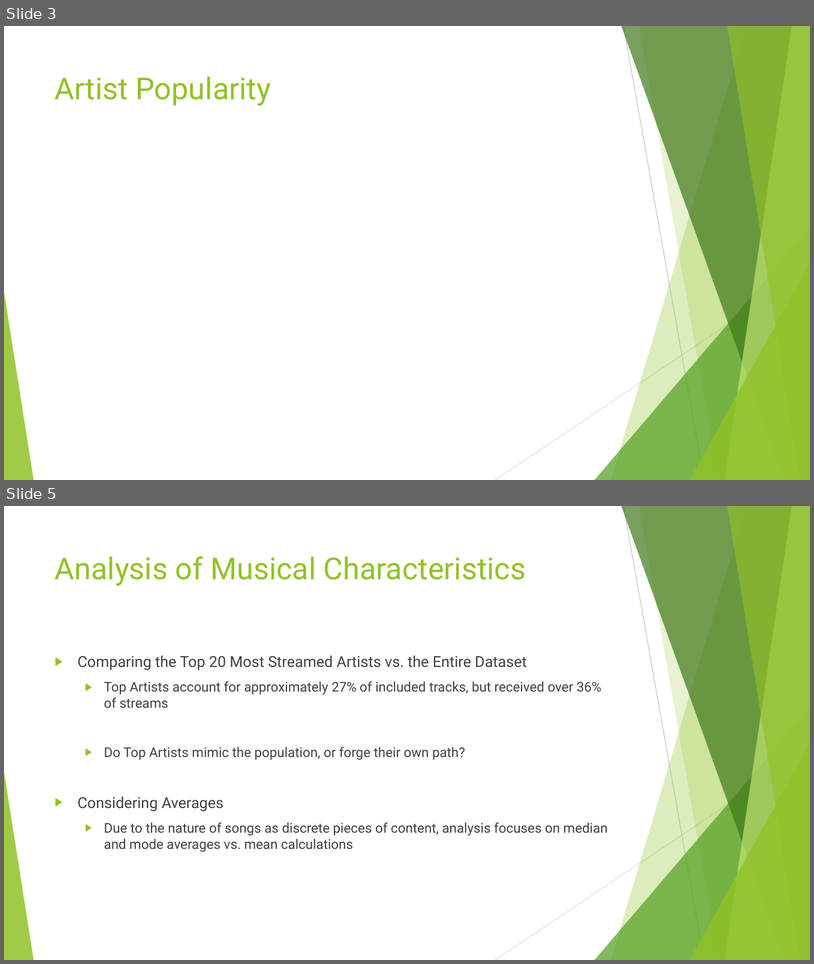
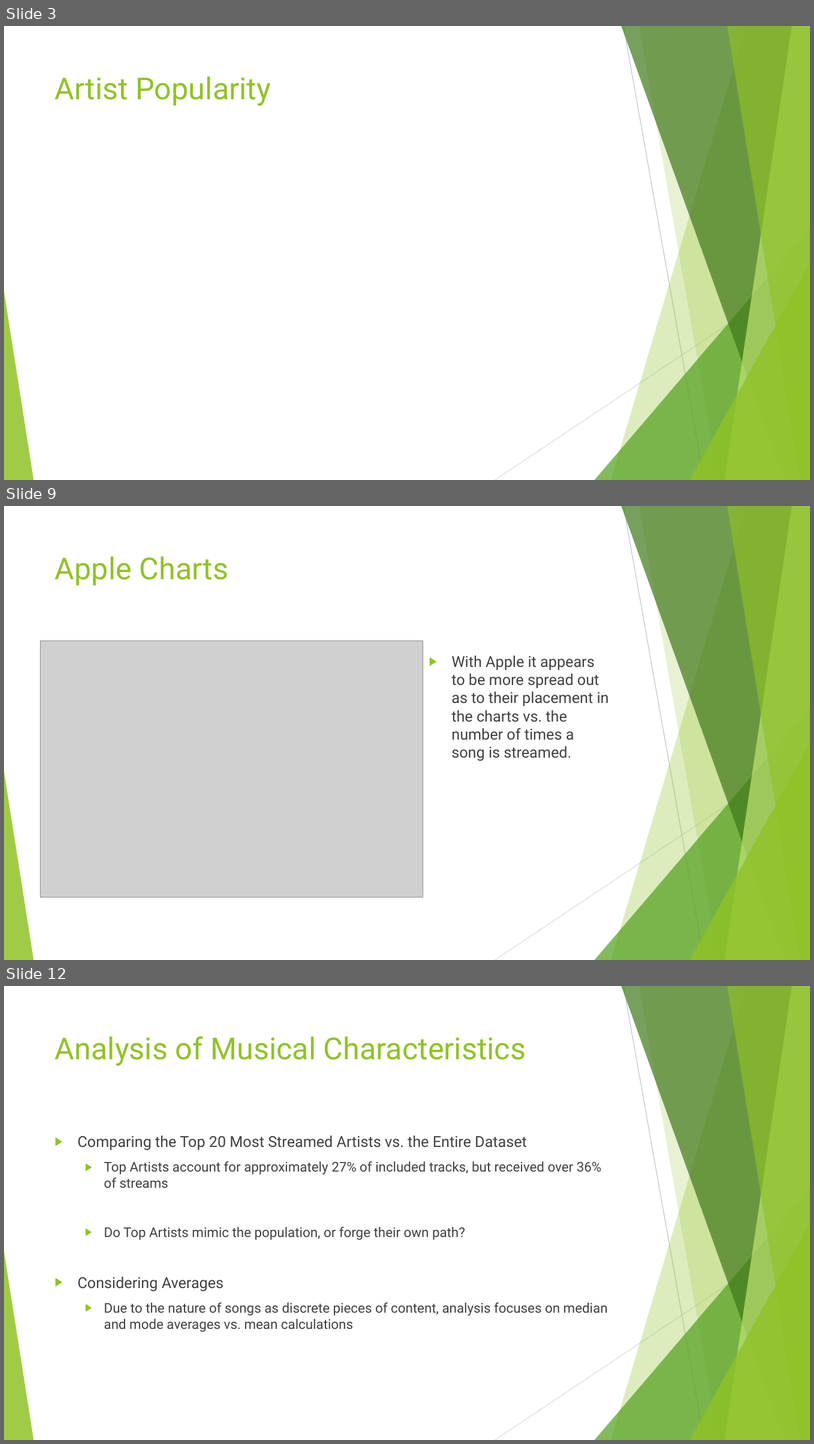
Before and after one commit to d6kramer/project-1-group-08, a slide deck: Project_1_Spotify_2023_Analysis.pptx. Shown one above the other, each under a label of ours: slides 3 and 5 before the commit, slides 3, 9 and 12 after it; the slides between them are not shown. The pictures are 814x964 and 814x1444 pixels, drawn with LibreOffice and Linux fonts; fonts in the diff are those of the drawing; grey boxes stand for pictures. Boxes give left, top, right and bottom in pixels: in the first picture for what was removed or moved away, otherwise in the second. Text is boxed around its words. In the diff, an @@ line names an element or a change of style, - is before the commit and + after.

```diff
--- a/Project_1_Spotify_2023_Analysis.pptx
+++ b/Project_1_Spotify_2023_Analysis.pptx
@@ slide 9 added at [4,506,810,960], background #FFFFFF; not listed: 10 template elements that a slide beside it also shows @@
@@ title added at [55,556,229,586], 36 pt, text #90C226 @@
+Apple Charts
@@ picture added at [40,640,423,897] @@
@@ text added at [452,655,609,761], 18 pt, text #404040 @@
+▶ With Apple it appears to be more spread out as to their placement in the charts vs. the number of times a song is streamed.
@@ what was slide 5 is now slide 12 @@
```
Also in this commit, not shown: 1 slide changed, 6 other slides added, 2 other files.
